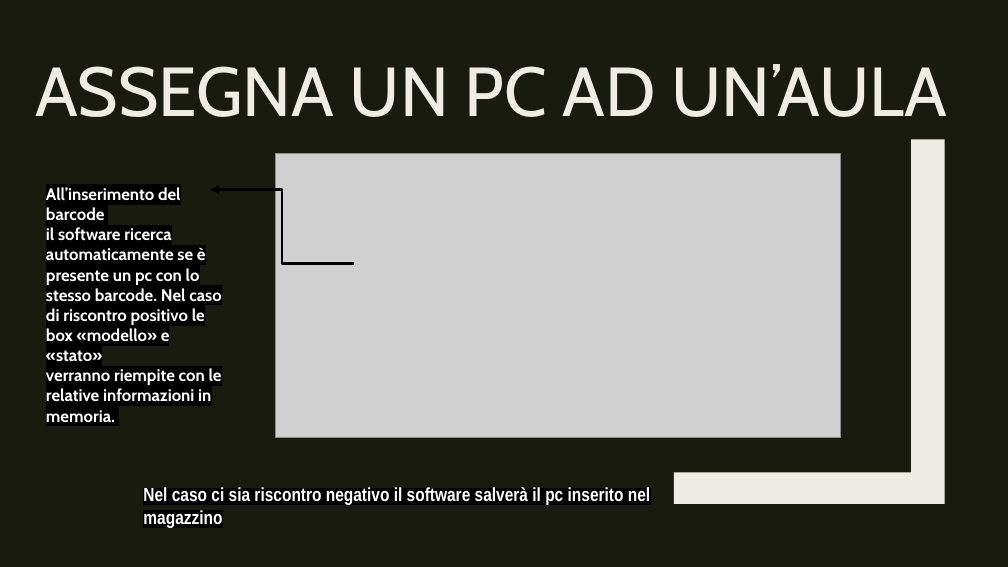
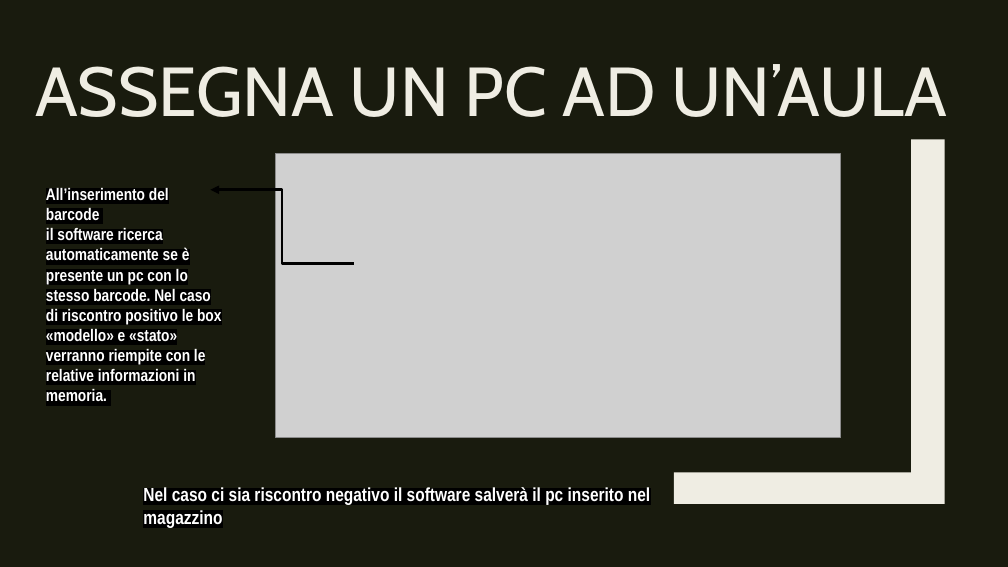
Before and after one commit to CamagniR/GestioneProgetto, a slide deck: slide 10 of DOCUMENTAZIONE/Presentazione GestioneProgetto.pptx. Drawn at 1008x567 pixels with LibreOffice and Linux fonts; fonts in the diff are those of the drawing; grey boxes stand for pictures. Boxes give left, top, right and bottom in pixels: in the first picture for what was removed or moved away, otherwise in the second. Text is boxed around its words. In the diff, an @@ line names an element or a change of style, - is before the commit and + after.

Commit message:
Ultimazione della presentazione PW
stato della presentazione 98%
stato della  programmazione del software 97%

```diff
--- a/DOCUMENTAZIONE/Presentazione GestioneProgetto.pptx
+++ b/DOCUMENTAZIONE/Presentazione GestioneProgetto.pptx
@@ text "All’inserimento del barcode il software ..." at (x1=46, y1=187, x2=221, y2=381): font Cabin to Arial Narrow @@
```
Also in this commit, not shown: 3 slides added, 12 other files.
